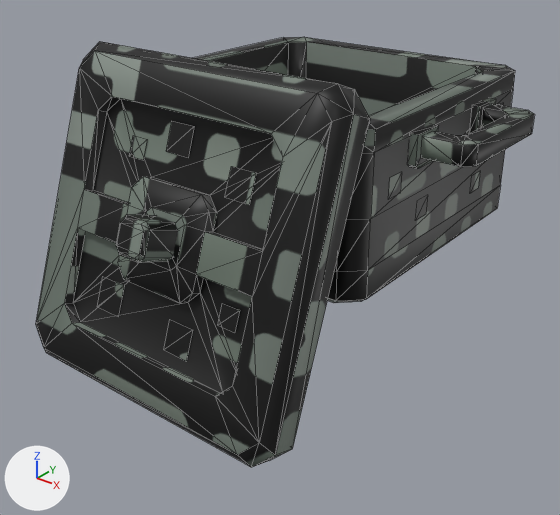
What one commit did to the FBX model Reference/Resource/Mesh/Animation/Basecamp/BC_cauldron01_idle.fbx.
The view is the same before and after, from a 50 mm lens placed at (0.061, -0.0845, 0.0581), pointed at (0.0024, -0.0113, 0.0126). The lights are fixed; the arrows at lower left show +X, +Y and +Z. Mesh edges are drawn as thin lines. Where no turn or scale is listed for an object, it has been applied to the vertices. Vertices at the same position are counted once.

The older version as bpy lines, for what is in view:
```python
me_model01 = bpy.data.meshes.new('model01')
me_model01.from_pydata(...)  # 232 vertices, 304 faces; spans x -0.0271..0.0271, y -0.0201..0.0201, z -0.0106..0.0106
me_model01.materials.append(mat_lambert1)  # picture img_bc_cauldron01_idle_png
me_model01_1 = bpy.data.meshes.new('model01 1')
me_model01_1.from_pydata(...)  # 137 vertices, 224 faces; spans x -2.05..2.05, y -0.47..0.47, z -2.05..2.05
me_model01_1.materials.append(mat_lambert1)  # picture img_bc_cauldron01_idle_png
ob_model01 = bpy.data.objects.new('model01', me_model01)
ob_model01.location = (0.0, 0.0, 0.0244)
ob_model01_1 = bpy.data.objects.new('model01 1', me_model01_1)
ob_model01_1.parent = ob_pot_cap
ob_model01_1.location = (0.0, -0.0604, 0.0)
ob_pot_cap = bpy.data.objects.new('pot_cap', None)
ob_pot_cap.parent = ob_pot_group
ob_pot_cap.location = (0.0, -0.732, 3.063)
ob_pot_cap.rotation_euler = (1.222, 0.0, 0.0)  # degrees (70, 0, 0)
```
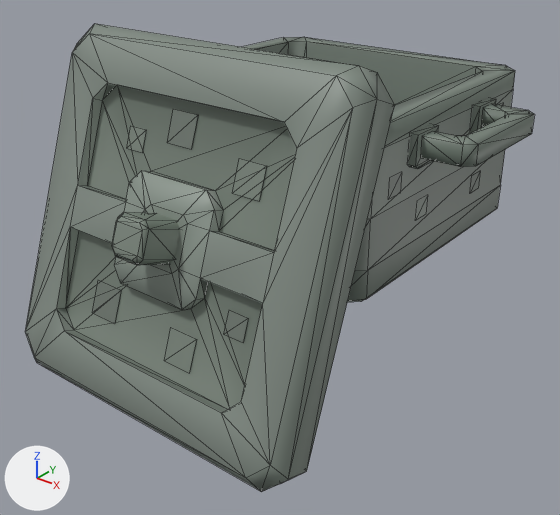
ob_pot_cap is not drawn itself; it is the parent of ob_model01_1.

Boxes [x1, y1, x2, y2] around the edits, measured in the pictures (560 x 515 px):
'model01 1', surface changed, rescaled (10% wider, 10% taller): before [36, 42, 370, 467]; after [25, 24, 394, 492]
part 1 of me_model01, surface changed: before [195, 37, 535, 303]; after [244, 37, 535, 302]

The edits, one by one:
me_model01 has 232 vertices, 304 faces and spans x -0.0271..0.0271, y -0.0201..0.0201, z -0.0106..0.0106.
me_model01 is used by ob_model01.
me_model01 part 1: texture (UV) coordinates of 304 of 304 faces, centred in x -0.0271..0.0271, y -0.0201..0.0201, z -0.0106..0.0106, changed; they spanned u 0.0..1.0, v 0.0..0.9 and now span u 0.02..0.96, v 0.02..0.96.
me_model01_1 has 137 vertices, 224 faces and spans x -2.05..2.05, y -0.47..0.47, z -2.05..2.05.
me_model01_1 is used by ob_model01_1.
me_model01_1 part 2: texture (UV) coordinates of 224 of 224 faces, centred in x -2.05..2.05, y -0.47..0.47, z -2.05..2.05, changed; they spanned u 0.0..1.0, v 0.0..0.95 and now span u 0.02..0.97, v 0.02..0.98.
Object 'pot_cap' (ob_pot_cap) is rescaled from (1.0, 1.0, 1.0) to (1.1, 1.1, 1.1).
